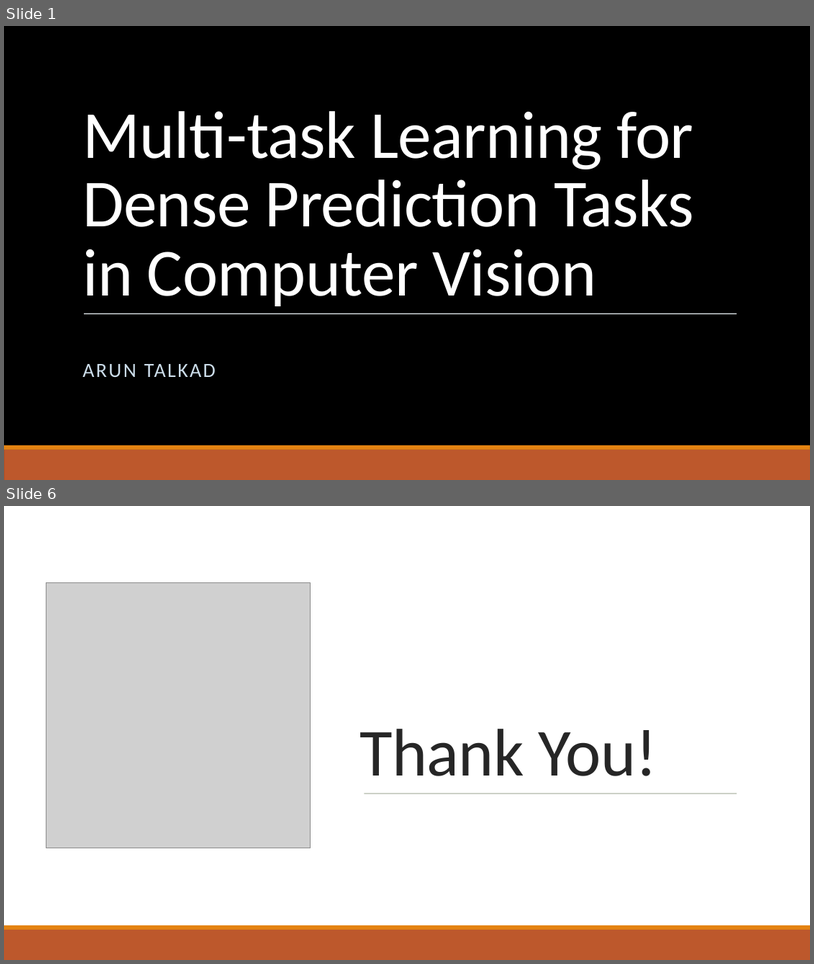
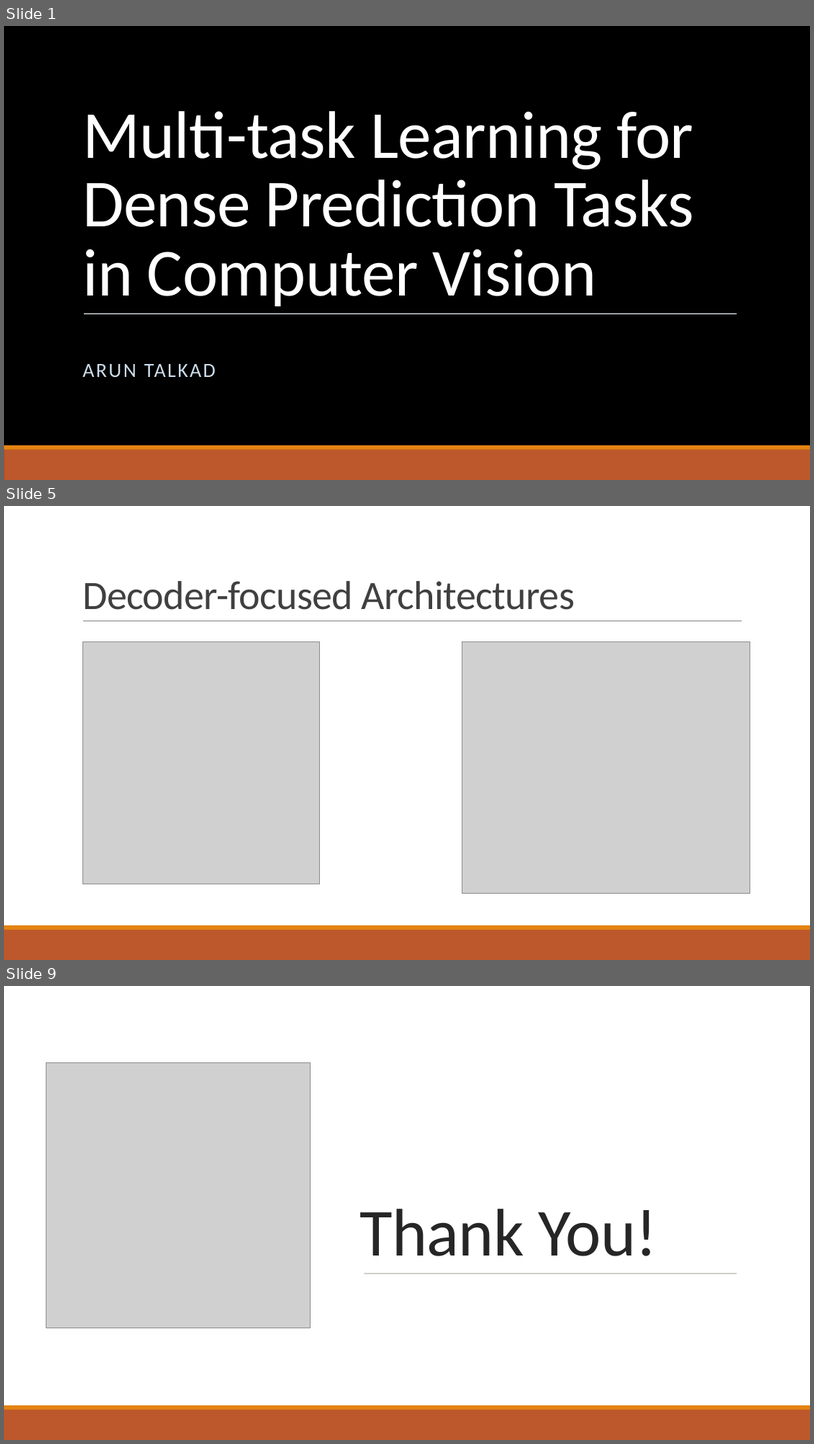
Before and after one commit to arunt-sjsu/advanced_deep_learning, a slide deck: short_story_assignment/MLT for Dense Predictions.pptx. Shown one above the other, each under a label of ours: slides 1 and 6 before the commit, slides 1, 5 and 9 after it; the slides between them are not shown. The pictures are 814x964 and 814x1444 pixels, drawn with LibreOffice and Linux fonts; fonts in the diff are those of the drawing; grey boxes stand for pictures; background and template pictures are left out. Boxes give left, top, right and bottom in pixels: in the first picture for what was removed or moved away, otherwise in the second. Text is boxed around its words. In the diff, an @@ line names an element or a change of style, - is before the commit and + after.

```diff
--- a/short_story_assignment/MLT for Dense Predictions.pptx
+++ b/short_story_assignment/MLT for Dense Predictions.pptx
@@ slide 5 added at [4, 506, 810, 960], background #FFFFFF; not listed: 2 template elements that a slide beside it also shows @@
@@ title added at [82, 581, 575, 610], 48 pt, text #404040 @@
+Decoder-focused Architectures
@@ line added from (83, 621) to (743, 621), #808080 0.5 pt @@
@@ picture added at [82, 641, 320, 883] @@
@@ picture added at [462, 641, 751, 893] @@
@@ what was slide 6 is now slide 9 @@
```
Also in this commit, not shown: 7 other slides added, 4 slides removed.
